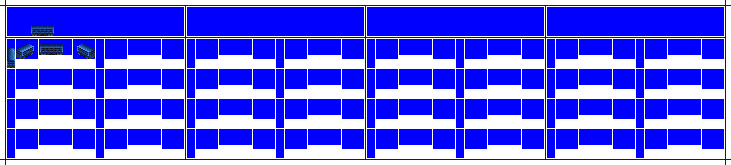
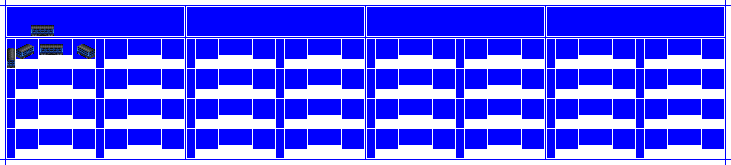
The second 731 x 165 image is a revision of the first. Changes to its layers:
showed "Anim1", painted on it over (7, 25, 95, 61)